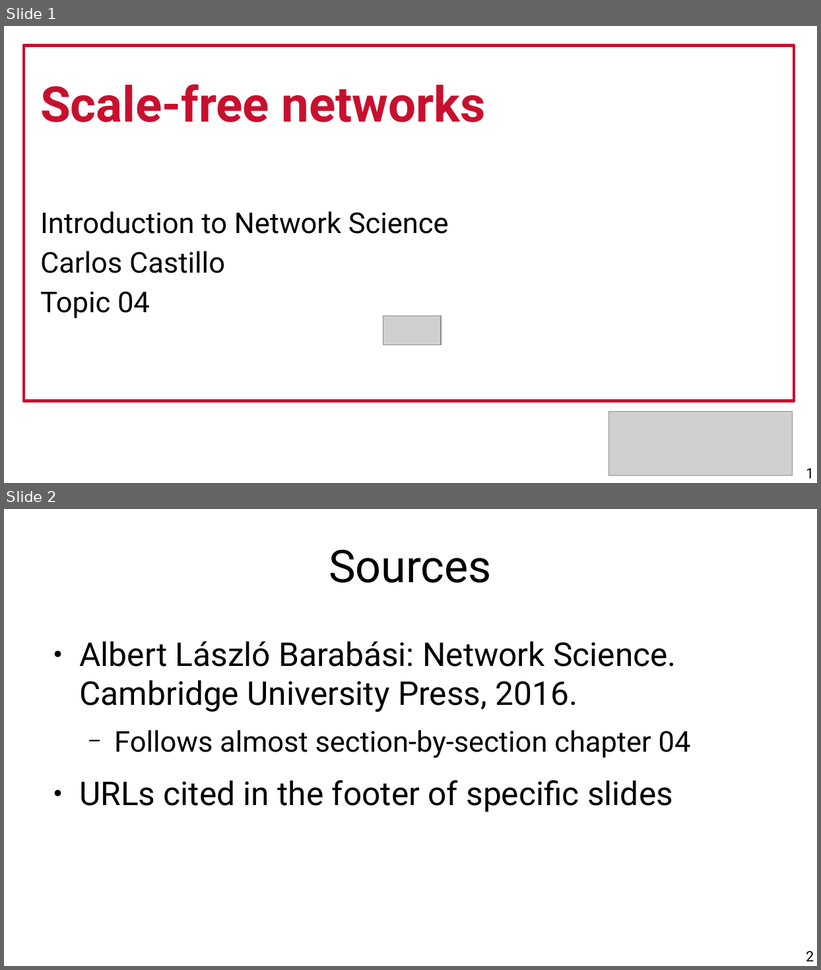
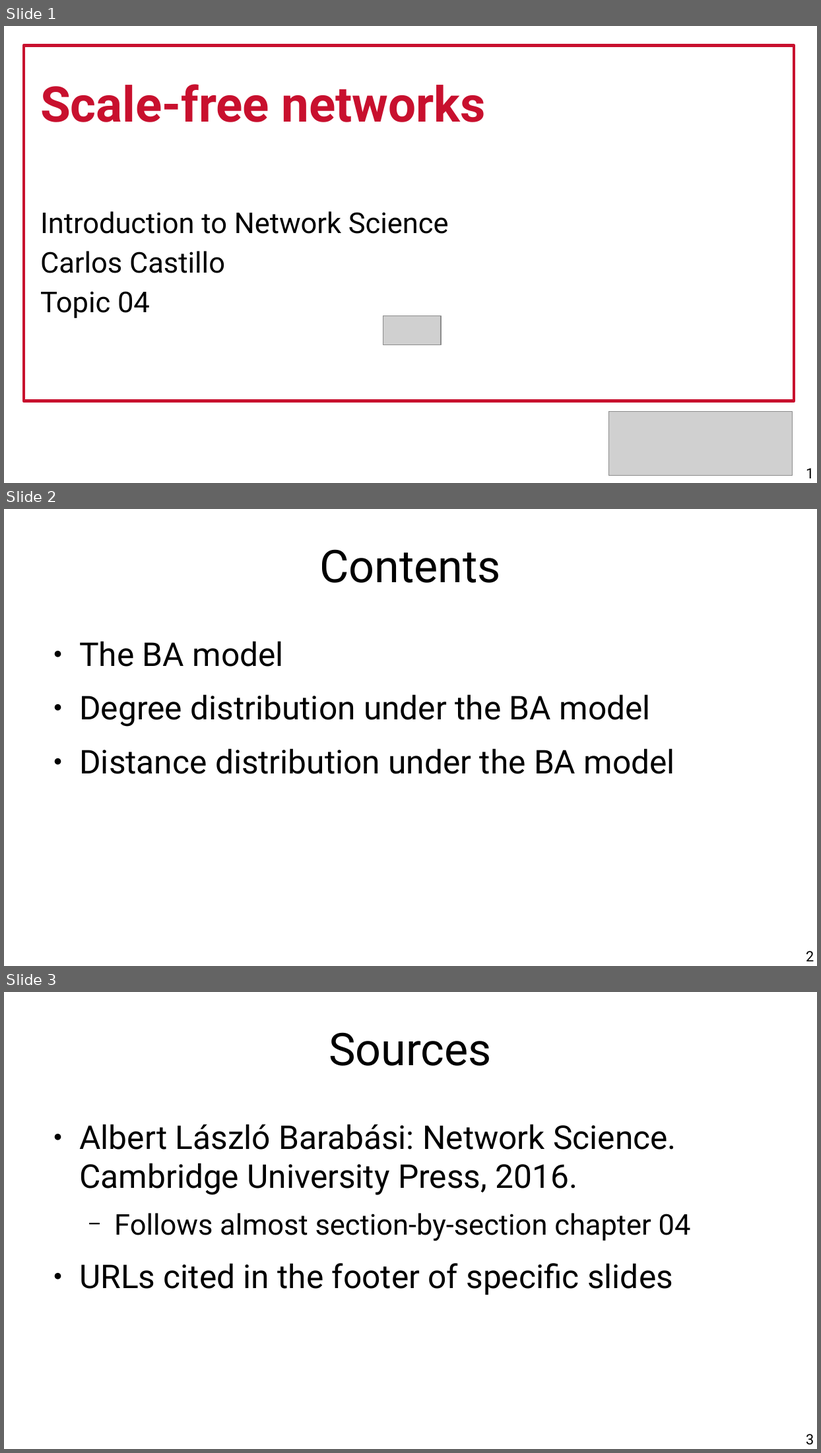
Before and after one commit to chatox/networks-science-course, a slide deck: theory/tt04_scale_free_networks.odp. Shown one above the other, each under a label of ours: slides 1 and 2 before the commit, slides 1, 2 and 3 after it. The pictures are 821x970 and 821x1453 pixels, drawn with LibreOffice and Linux fonts; fonts in the diff are those of the drawing; grey boxes stand for pictures. Boxes give left, top, right and bottom in pixels: in the first picture for what was removed or moved away, otherwise in the second. Text is boxed around its words. In the diff, an @@ line names an element or a change of style, - is before the commit and + after.

```diff
--- a/theory/tt04_scale_free_networks.odp
+++ b/theory/tt04_scale_free_networks.odp
@@ slide 2 added at [4,509,817,966], background #FFFFFF @@
@@ title added at [319,549,501,583], 44 pt, text #000000 @@
+Contents
@@ text added at [79,641,675,774], 32 pt, text #000000 @@
+● The BA model
+● Degree distribution under the BA model
+● Distance distribution under the BA model
@@ page number added at [806,951,814,962], 14 pt, text #000000 @@
+2
@@ what was slide 2 is now slide 3 @@
@@ page number at [806,1434,814,1445]: text changed @@
-2
+3
```
Also in this commit, not shown: 10 slides changed, 2 other slides added, 1 other file.
